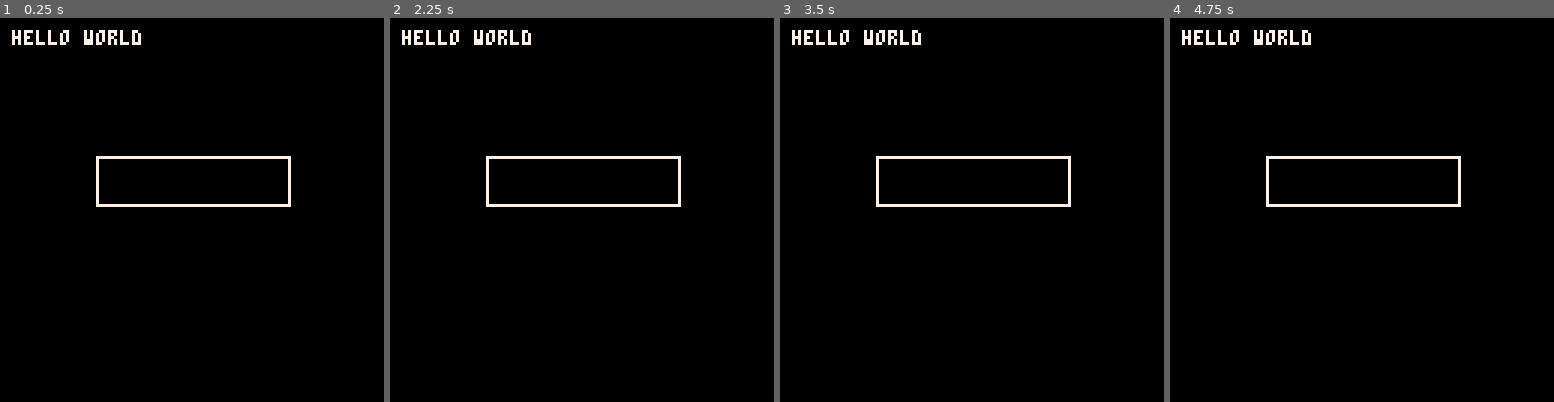
Above: before the commit, frames 1-4 (left to right).
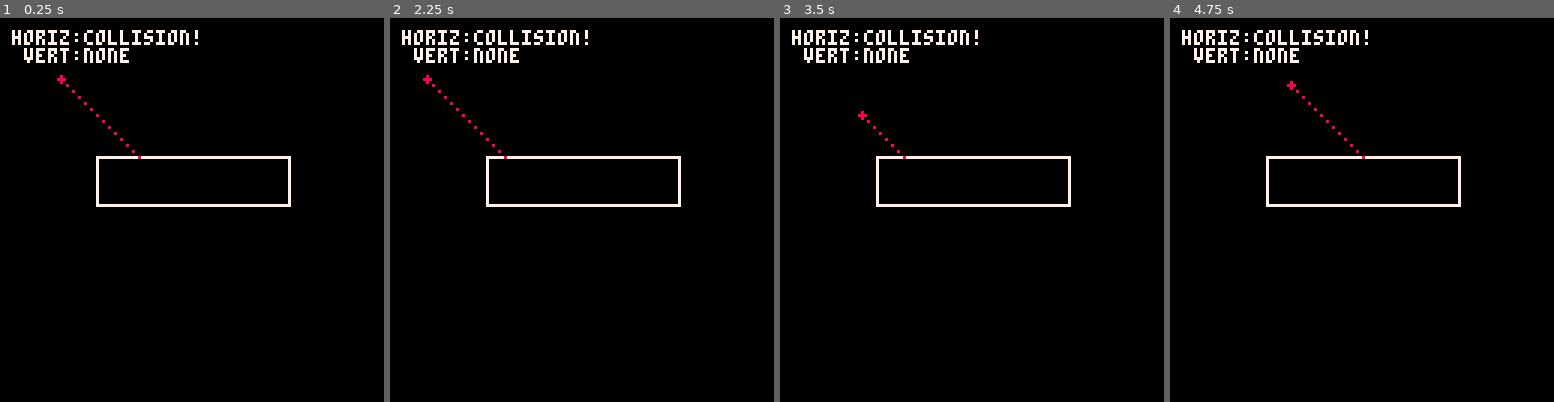
Above: after the commit, the same moments.

Repository: reyabreu/pico-8
Game: PICO-8 cartridge test.p8
Same seed, same stepped clock (60 frames per second), same inputs: the game is played once before the commit and once after it.
Inputs:
- Up to frame 1 (0.25 s): no input
- Up to frame 2 (2.25 s): hold Left from 1.97 s (still down)
- Up to frame 3 (3.5 s): release Left at 2.37 s; hold Down 2.42-2.82 s; hold Right from 2.87 s (still down)
- Up to frame 4 (4.75 s): release Right at 3.53 s; hold Up 3.58-4.08 s; hold Right 4.13-4.53 s; hold Down from 4.58 s (still down)

The runs differ from the first frame. In frame 1, 1.2% of the frame differs, in the area x 6-52%, y 3-37%; in frame 2, 1.2%; in frame 3, 1.1%; in frame 4, 1.2%.

Commit message:
improved test project

Diff:
--- a/test.p8
+++ b/test.p8
@@ -3,9 +3,9 @@
 __lua__
 -- test
 box={}
-debug="hello world"
-
-
+ray={}
+horiz=""
+vert=""
 
 function make_box()
 	box.x=32
@@ -14,25 +14,135 @@
 	box.h=16
 end
 
+function make_ray()
+	ray.x=20
+	ray.y=20
+	ray.dx=2
+	ray.dy=2
+end
+
 function draw_box()
 	rect(box.x,box.y,box.x+box.w,box.y+box.h,7)
 end
 
-function print_stats()
-	print(debug,4,4,7)
+function draw_ray()
+	local px,py=ray.x,ray.y
+	circfill(px,py,1,8)
+	while in_screen(px,py) do
+		pset(px,py,8)
+
+		if in_bounds(px,box.x,box.x+box.w) and
+			in_bounds(py,box.y,box.y+box.h) then
+			return
+		end
+
+		px+=ray.dx
+		py+=ray.dy
+	end
+end
+
+function print_stats(h,v)
+	print("horiz:"..h,4,4,7)
+	print(" vert:"..v,4,10,7)
 end
 
 function _init()
 	make_box()
+	make_ray()
 end
 
 function _update()
+	if (btn(⬅️)) ray.x-=1
+	if (btn(➡️)) ray.x+=1
+	if (btn(⬆️)) ray.y-=1
+	if (btn(⬇️)) ray.y+=1
+
+	ray.x=clamp(ray.x,0,127)
+	ray.y=clamp(ray.y,0,127)
+
+ horiz,vert="none","none"
+
+	if is_horiz_impact(
+		ray.x,ray.y,ray.dx,ray.dy,
+		box.x,box.y,box.w,box.h) then
+		horiz="collision!"
+	end
+
+	if is_vert_impact(
+		ray.x,ray.y,ray.dx,ray.dy,
+		box.x,box.y,box.w,box.h) then
+		vert="collision!"
+	end
 end
 
 function _draw()
  cls()
  draw_box()
-	print_stats()
+ draw_ray()
+	print_stats(horiz,vert)
+end
+-->8
+--utils
+function clamp(v,vmin,vmax)
+	if (v<vmin) return vmin
+	if (v>vmax) return vmax
+	return v
+end
+
+function in_bounds(v,vmin,vmax)
+	return v>=vmin and v<=vmax
+end
+
+function in_screen(x,y)
+	return in_bounds(x,0,127) and
+		in_bounds(y,0,127)
+end
+-->8
+-- collisions
+function check_collision(sx,sy,dx,dy,tx,ty,tw,th)
+	local x,y=sx,sy
+	while in_screen(x,y) do
+		if (x>=tx and x<=tx+tw and y>=ty and y<=ty+th) then
+			return true
+		end
+		x+=dx
+		y+=dy
+	end
+	return false
+end
+
+function is_horiz_impact(sx,sy,dx,dy,tx,ty,tw,th)
+	local x,y=sx,sy
+	while in_screen(x,y) do
+		if (x>=tx and x<=tx+tw and y>=ty and y<=ty+th) then
+			if abs(y-ty)<=abs(dy) or
+			 abs(y-(ty+th))<=abs(dy) then
+				return true
+			else
+				return false
+			end
+		end
+		x+=dx
+		y+=dy
+	end
+	return false
+end
+
+function is_vert_impact(sx,sy,dx,dy,tx,ty,tw,th)
+	local x,y=sx,sy
+	while in_screen(x,y) do
+		if (x>=tx and x<=tx+tw and y>=ty and y<=ty+th) then
+			if abs(x-tx)<=abs(dx) or
+			 abs(x-(tx+tw))<=abs(dx) then
+				return true
+			else
+				return false
+			end
+		end
+		x+=dx
+		y+=dy
+	end
+	return false
 end
 __gfx__
 00000000000000000000000000000000000000000000000000000000000000000000000000000000000000000000000000000000000000000000000000000000
